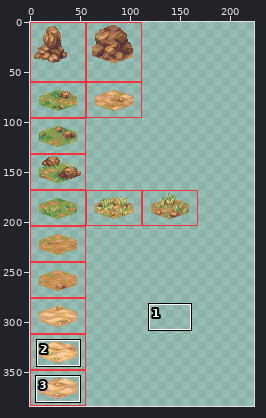
Sprite sheet: dist/assets/hex-tile-experiment-tiles.png. The picture above shows the old version from afar; the outline marks the close-up.
Close-up. Old version:
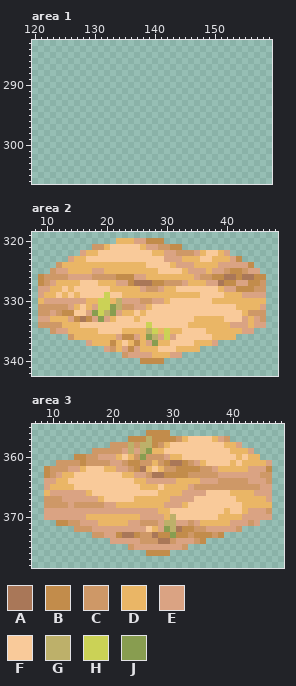
The file is 168x384 pixels. Shown: area 1: x 120..159, y 283..306; area 2: x 8..48, y 319..342; area 3: x 7..48, y 355..378. The old version is drawn lined up with the new one, on the new canvas. The commit also changed other parts of the picture, which this record leaves out.
Palette (. is transparent): A #a97758  B #c28c4b  C #ce9867  D #eab666  E #daa383  F #f9ca9a  G #bdb06a  H #cbd256  J #889d50
Pixels before, area 2, first column x 9:
320 .............DDDEEBBB.................
321 .........CCDFFFFFDEECCBB..............
322 .......EDDFFFFFFFFFDDEECCCEDFFDE......
323 .....EDDFFFFFFFFFFFFFEEEDDDFFDDDEB....
324 ...CDDDDDDDDDDDDDDFFFFDEEEDDDDEEEEEB..
325 ..CEEDDDDEEDDDDDDDDDFFFFDEEEDEECBBCEE.
326 BCCCCEEEECCCCBBBEEDDDDDDDDECCBBAABAABB
327 BCEDDDDFFFDDDEEBAAABBCCCEDDDEEABBEEBBC
328 EEDDFDFFFFFFDDDDDECCEDDFFFFFFFDEEBBBCC
329 EDDFDFDFFFFHFFDDDDDDDDDDDDDFFFFDDDEEEE
330 DEEEEEEEDDHHDGEEECCEEDFFFFFFFDDDDDDDDD
331 CCCCCEDFDEHHJGCCEEDFFFFFFFFFFFFFFDDDDE
332 CCECBBFFEJHGJEDDFDFFFFFFFFFFFFFFFFDCCC
333 EEDDDEBABEJEDFFFDFFFFFFFFFDDDDDFFFEDEC
334 CCCCDDDFFFFFFFFFFFHFFFFFFDDDDDDDEEEDEE
335 ..CEEDDDDDFFFFDDDDGHDHDDFFFFDDDDDDEE..
336 .....CDDDDDDDEBBEDJGEHEFFFFFFDDDD.....
337 ........EDDDBDFDBDEJDDFFFFDDDE........
338 ...........ECDEBEDDDFFFDDDD...........
339 ..............CEEEEDDDEE..............
340 .................BBBB.................
Pixels before, area 3, first column x 9:
356 .................BBBB.................
357 ..............BBBGBBBBCDFFFFDEC.......
358 ...........CCCGCGGBCDFFFFFFFFFDDE.....
359 ........CCCCCEGEGJDDFFFFFFFFFFFDDDE...
360 .....BBCCEEEDFDCJCCCEDDFFFFFFFFFDFDD..
361 ..CCCCBCCCCEECBBCCDCBAABCEDFFFFDFDDDDE
362 BCCCEEDFFFDDEECBADFDCCBBBBCCEDDDDDEEEB
363 BCEDDFFFFFFFFDDEECAABBBBCCCCCEEEEEEECC
364 EEDDFFFFFFFFFFFDDEEEEEDDDDEEECCCCCEEEC
365 EDDDDFFFFFFFFFFFDDDFDDDDECCCCCCCCCCCEE
366 DEEEEEEDFFFFFFFFFFFDDDDEEEEFFFFDDDDEEE
367 CCCEEEEEEDFFFFFDDDDDDEEEEFFFFFFFDDDDDE
368 CCCCECCCCCEEDDDDDDDDEEEDFFFFFFFFFDDDDD
369 EEEEEEEEEEEEEEEEEEEDDFFFFFFFFFDFFDEEEC
370 EEEEEEEDDDDDDDDDEEEEDGFFFFFFFDDDDEEEEE
371 ..BBCCEEEDDDDDEECCCEGGEECEDDDDDEEECE..
372 .....CCCEEEEEEEEEFDEJGABBCCEEEEEC.....
373 ........CCEEBAABCCABBJBBCBBBCB........
374 ...........EEEEECCCAACEEECB...........
375 ..............CEEEEEEEEC..............
376 .................BBBB.................
The result:
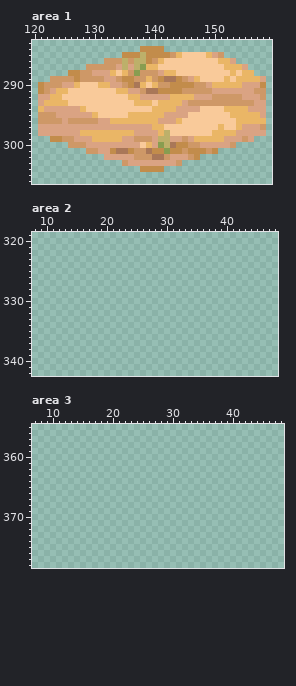
Edits made:
canvas 168x384 -> 224x384
Area 1:
y 284: x 138..141 .... -> BBBB
y 285: x 135..151 ................. -> BBBGBBBBCDFFFFDEC
y 286: x 132..153 ...................... -> CCCGCGGBCDFFFFFFFFFDDE
y 287: x 129..155 ........................... -> CCCCCEGEGJDDFFFFFFFFFFFDDDE
y 288: x 126..156 ............................... -> BBCCEEEDFDCJCCCEDDFFFFFFFFFDFDD
y 289: x 123..158 .................................... -> CCCCBCCCCEECBBCCDCBAABCEDFFFFDFDDDDE
y 290: x 121..158 ...................................... -> BCCCEEDFFFDDEECBADFDCCBBBBCCEDDDDDEEEB
y 291: x 121..158 ...................................... -> BCEDDFFFFFFFFDDEECAABBBBCCCCCEEEEEEECC
y 292: x 121..158 ...................................... -> EEDDFFFFFFFFFFFDDEEEEEDDDDEEECCCCCEEEC
y 293: x 121..158 ...................................... -> EDDDDFFFFFFFFFFFDDDFDDDDECCCCCCCCCCCEE
y 294: x 121..158 ...................................... -> DEEEEEEDFFFFFFFFFFFDDDDEEEEFFFFDDDDEEE
y 295: x 121..158 ...................................... -> CCCEEEEEEDFFFFFDDDDDDEEEEFFFFFFFDDDDDE
y 296: x 121..158 ...................................... -> CCCCECCCCCEEDDDDDDDDEEEDFFFFFFFFFDDDDD
y 297: x 121..158 ...................................... -> EEEEEEEEEEEEEEEEEEEDDFFFFFFFFFDFFDEEEC
y 298: x 121..158 ...................................... -> EEEEEEEDDDDDDDDDEEEEDGFFFFFFFDDDDEEEEE
y 299: x 123..156 .................................. -> BBCCEEEDDDDDEECCCEGGEECEDDDDDEEECE
y 300: x 126..153 ............................ -> CCCEEEEEEEEEFDEJGABBCCEEEEEC
y 301: x 129..150 ...................... -> CCEEBAABCCABBJBBCBBBCB
y 302: x 132..147 ................ -> EEEEECCCAACEEECB
y 303: x 135..144 .......... -> CEEEEEEEEC
y 304: x 138..141 .... -> BBBB
Area 2:
y 320: x 22..29 DDDEEBBB -> ........
y 321: x 18..32 CCDFFFFFDEECCBB -> ...............
y 322: x 16..40 EDDFFFFFFFFFDDEECCCEDFFDE -> .........................
y 323: x 14..42 EDDFFFFFFFFFFFFFEEEDDDFFDDDEB -> .............................
y 324: x 12..44 CDDDDDDDDDDDDDDFFFFDEEEDDDDEEEEEB -> .................................
y 325: x 11..45 CEEDDDDEEDDDDDDDDDFFFFDEEEDEECBBCEE -> ...................................
y 326: x 9..46 BCCCCEEEECCCCBBBEEDDDDDDDDECCBBAABAABB -> ......................................
y 327: x 9..46 BCEDDDDFFFDDDEEBAAABBCCCEDDDEEABBEEBBC -> ......................................
y 328: x 9..46 EEDDFDFFFFFFDDDDDECCEDDFFFFFFFDEEBBBCC -> ......................................
y 329: x 9..46 EDDFDFDFFFFHFFDDDDDDDDDDDDDFFFFDDDEEEE -> ......................................
y 330: x 9..46 DEEEEEEEDDHHDGEEECCEEDFFFFFFFDDDDDDDDD -> ......................................
y 331: x 9..46 CCCCCEDFDEHHJGCCEEDFFFFFFFFFFFFFFDDDDE -> ......................................
y 332: x 9..46 CCECBBFFEJHGJEDDFDFFFFFFFFFFFFFFFFDCCC -> ......................................
y 333: x 9..46 EEDDDEBABEJEDFFFDFFFFFFFFFDDDDDFFFEDEC -> ......................................
y 334: x 9..46 CCCCDDDFFFFFFFFFFFHFFFFFFDDDDDDDEEEDEE -> ......................................
y 335: x 11..44 CEEDDDDDFFFFDDDDGHDHDDFFFFDDDDDDEE -> ..................................
y 336: x 14..41 CDDDDDDDEBBEDJGEHEFFFFFFDDDD -> ............................
y 337: x 17..38 EDDDBDFDBDEJDDFFFFDDDE -> ......................
y 338: x 20..35 ECDEBEDDDFFFDDDD -> ................
y 339: x 23..32 CEEEEDDDEE -> ..........
y 340: x 26..29 BBBB -> ....
Area 3:
y 356: x 26..29 BBBB -> ....
y 357: x 23..39 BBBGBBBBCDFFFFDEC -> .................
y 358: x 20..41 CCCGCGGBCDFFFFFFFFFDDE -> ......................
y 359: x 17..43 CCCCCEGEGJDDFFFFFFFFFFFDDDE -> ...........................
y 360: x 14..44 BBCCEEEDFDCJCCCEDDFFFFFFFFFDFDD -> ...............................
y 361: x 11..46 CCCCBCCCCEECBBCCDCBAABCEDFFFFDFDDDDE -> ....................................
y 362: x 9..46 BCCCEEDFFFDDEECBADFDCCBBBBCCEDDDDDEEEB -> ......................................
y 363: x 9..46 BCEDDFFFFFFFFDDEECAABBBBCCCCCEEEEEEECC -> ......................................
y 364: x 9..46 EEDDFFFFFFFFFFFDDEEEEEDDDDEEECCCCCEEEC -> ......................................
y 365: x 9..46 EDDDDFFFFFFFFFFFDDDFDDDDECCCCCCCCCCCEE -> ......................................
y 366: x 9..46 DEEEEEEDFFFFFFFFFFFDDDDEEEEFFFFDDDDEEE -> ......................................
y 367: x 9..46 CCCEEEEEEDFFFFFDDDDDDEEEEFFFFFFFDDDDDE -> ......................................
y 368: x 9..46 CCCCECCCCCEEDDDDDDDDEEEDFFFFFFFFFDDDDD -> ......................................
y 369: x 9..46 EEEEEEEEEEEEEEEEEEEDDFFFFFFFFFDFFDEEEC -> ......................................
y 370: x 9..46 EEEEEEEDDDDDDDDDEEEEDGFFFFFFFDDDDEEEEE -> ......................................
y 371: x 11..44 BBCCEEEDDDDDEECCCEGGEECEDDDDDEEECE -> ..................................
y 372: x 14..41 CCCEEEEEEEEEFDEJGABBCCEEEEEC -> ............................
y 373: x 17..38 CCEEBAABCCABBJBBCBBBCB -> ......................
y 374: x 20..35 EEEEECCCAACEEECB -> ................
y 375: x 23..32 CEEEEEEEEC -> ..........
y 376: x 26..29 BBBB -> ....
Changed places in both close-ups, as pixel boxes (x1, y1, x2, y2):
added: (38, 46, 266, 172)
erased: (38, 238, 266, 364)
erased: (44, 430, 272, 556)
